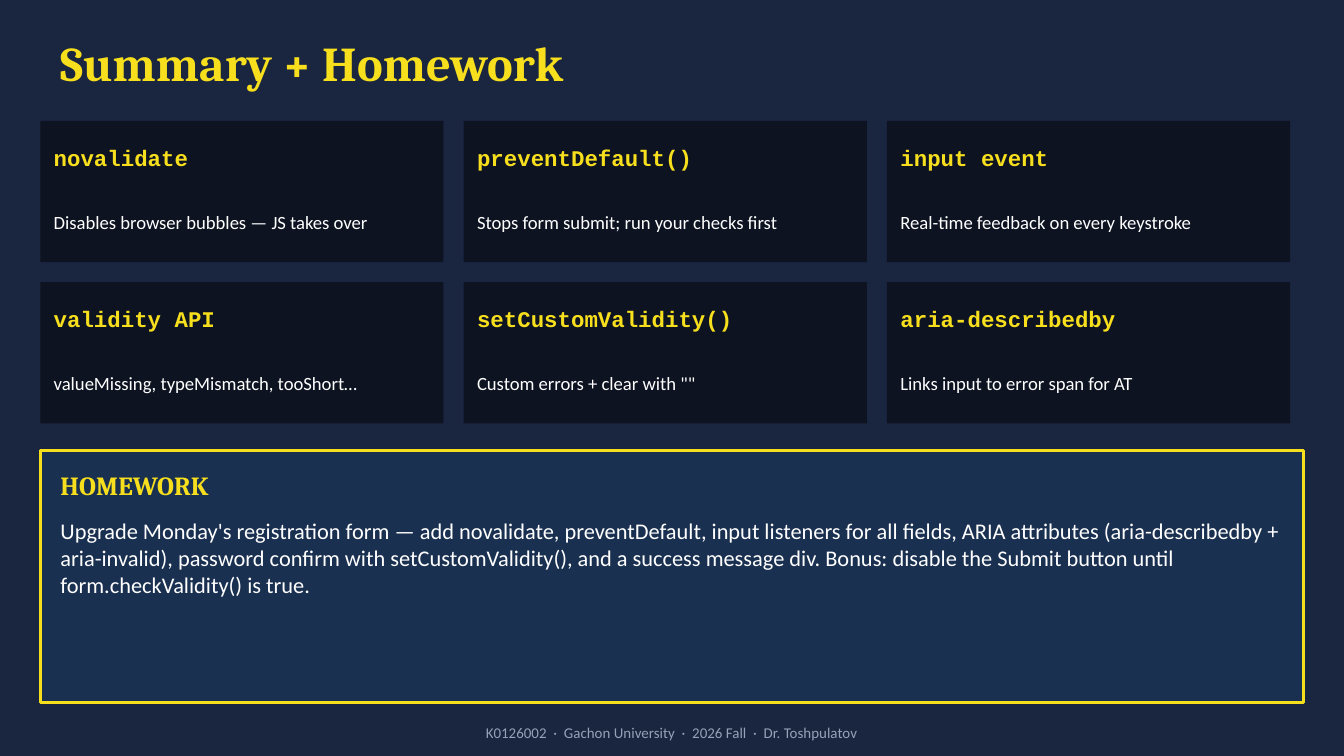
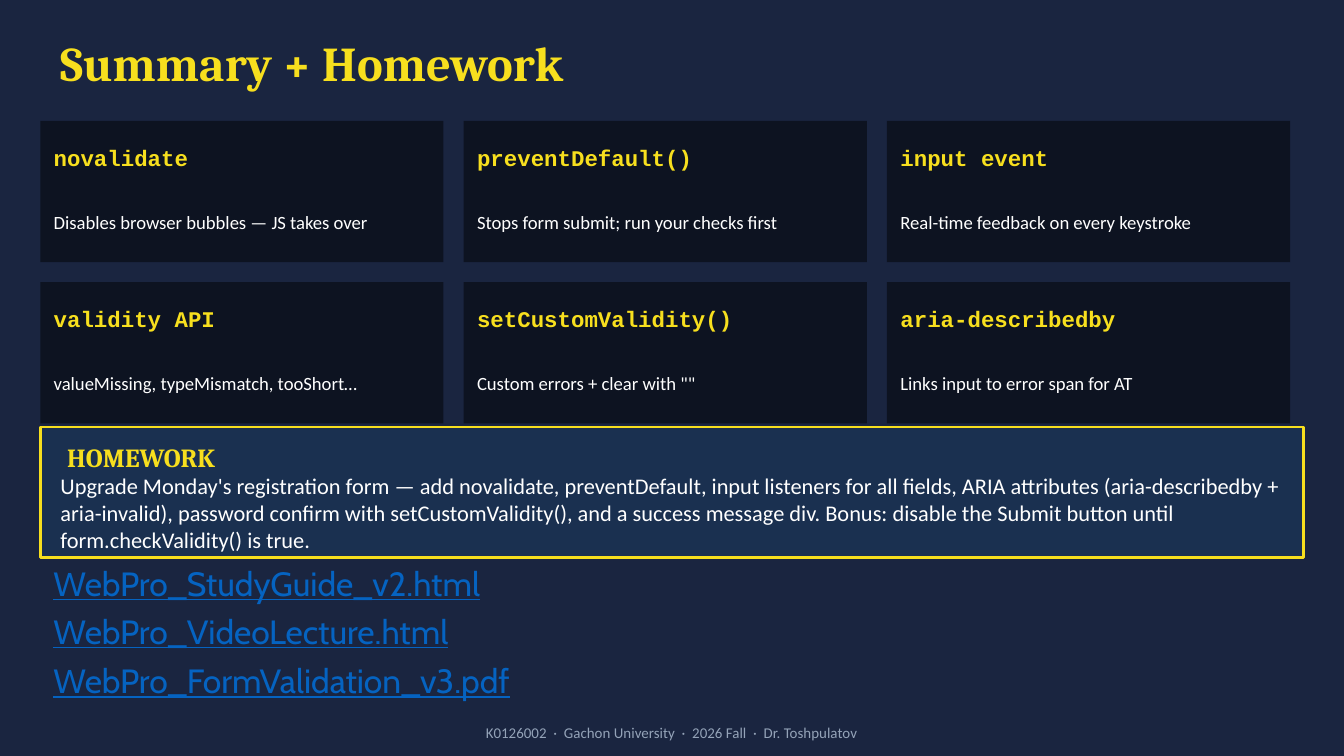
Before and after one commit to muxiddin19/WebPro, a slide deck: slide 19 of week7/WebPro_Week6_Fri_FormValidation_v3.pptx. Drawn at 1344x756 pixels with LibreOffice and Linux fonts; fonts in the diff are those of the drawing. Boxes give left, top, right and bottom in pixels: in the first picture for what was removed or moved away, otherwise in the second. Text is boxed around its words. In the diff, an @@ line names an element or a change of style, - is before the commit and + after.

```diff
--- a/week7/WebPro_Week6_Fri_FormValidation_v3.pptx
+++ b/week7/WebPro_Week6_Fri_FormValidation_v3.pptx
@@ rectangle: place and size @@
-rectangle at box(40, 450, 1304, 703)
+rectangle at box(40, 427, 1304, 558)
@@ text "HOMEWORK": place and size @@
-text "HOMEWORK" at box(60, 477, 208, 496)
+text "HOMEWORK" at box(67, 449, 215, 468)
@@ text "Upgrade Monday's registration form — ...": place and size @@
-text "Upgrade Monday's registration form — ..." at box(60, 523, 1262, 597)
+text "Upgrade Monday's registration form — ..." at box(60, 478, 1262, 552)
@@ text added at box(53, 571, 479, 604), 18 pt, text #0563C1, underline @@
+WebPro_StudyGuide_v2.html
@@ text added at box(53, 619, 448, 648), 18 pt, text #0563C1, underline @@
+WebPro_VideoLecture.html
@@ text added at box(53, 668, 509, 701), 18 pt, text #0563C1, underline @@
+WebPro_FormValidation_v3.pdf
```
Also in this commit, not shown: 1 other slide changed, 1 other file.
